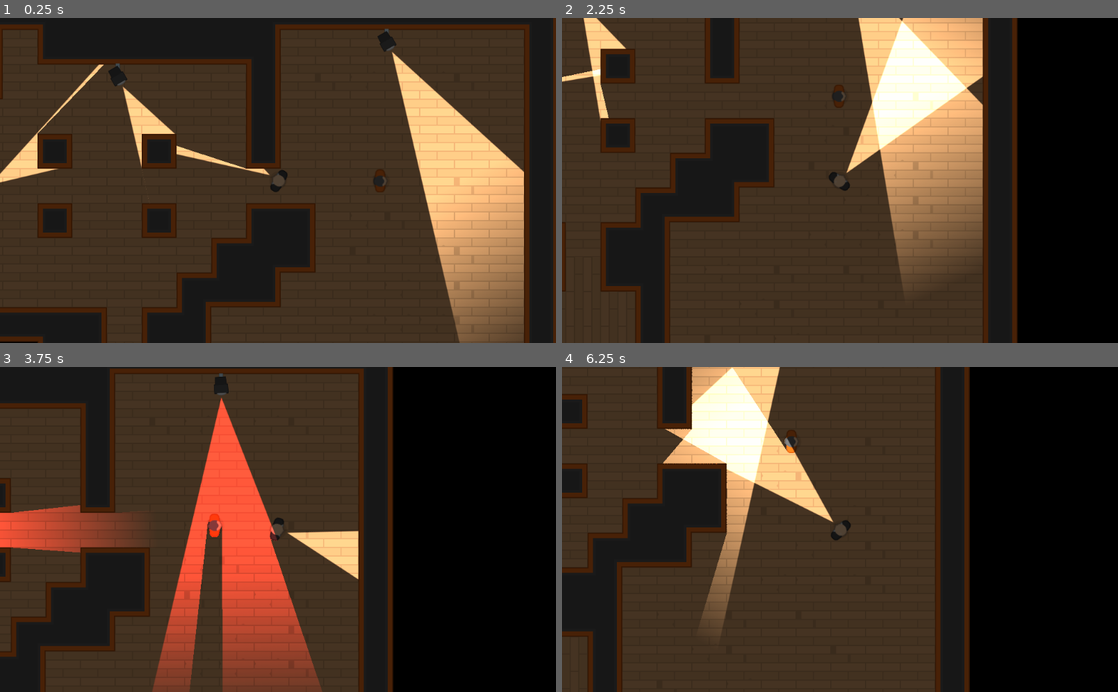
Above: before the commit, frames 1-4 (two rows, left to right).
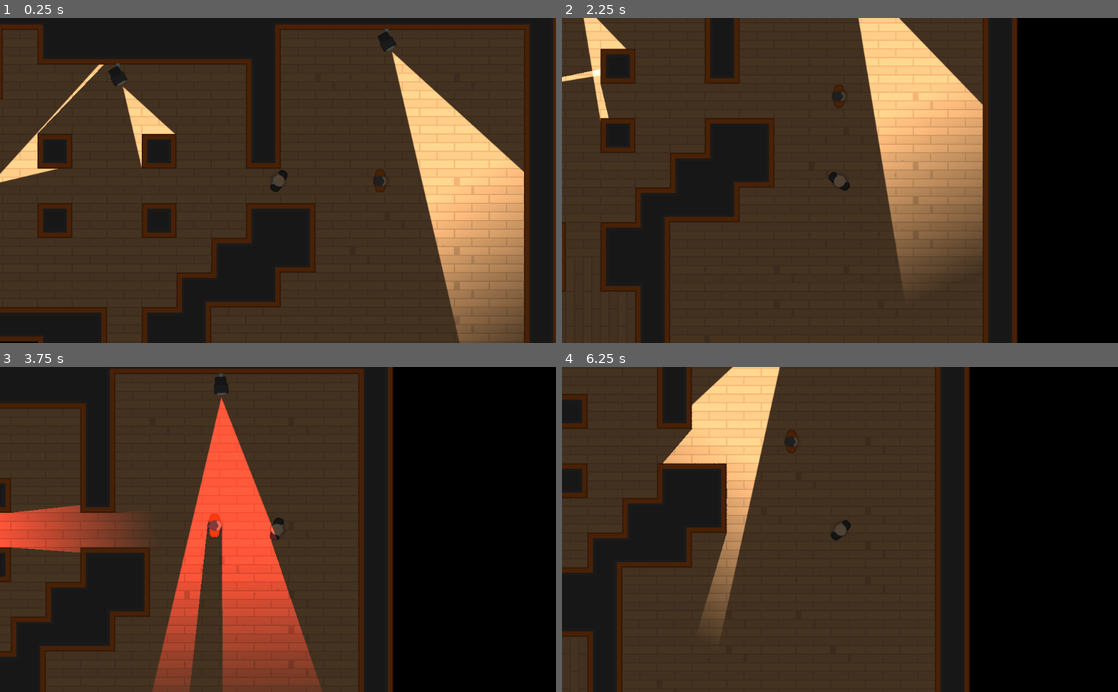
Above: after the commit, the same moments.

Repository: alexandrepeluchi/godot-udemy
Game: Godot game, scene res://Levels/TemplateLevel.tscn
Same seed, same stepped clock (60 frames per second), same inputs: the game is played once before the commit and once after it.
Inputs (mouse positions are in pixels of both pictures, inside the frame that each line leads up to):
- Up to frame 1 (0.25 s): no input
- Up to frame 2 (2.25 s): tap Enter at 0.5 s; move the mouse to (962, 164) at 0.52 s; hold D (move_right) 0.53-1.28 s; hold Space (torch_toggle) 0.53-1.28 s; move the mouse to (728, 196) at 1.27 s; hold S (move_down) 1.28-2.03 s; tap Space (torch_toggle) at 1.35 s; move the mouse to (895, 109) at 2.02 s; hold D (move_right) from 2.03 s (still down); hold Space (torch_toggle) from 2.03 s (still down)
- Up to frame 3 (3.75 s): move the mouse to (250, 594) at 2.77 s; release D (move_right) at 2.78 s; release Space (torch_toggle) at 2.78 s; hold W (move_up) 2.78-3.53 s; tap Space (torch_toggle) at 2.85 s; move the mouse to (444, 578) at 3.52 s; hold A (move_left) from 3.53 s (still down); hold Space (torch_toggle) from 3.53 s (still down)
- Up to frame 4 (6.25 s): move the mouse to (673, 480) at 4.27 s; release Space (torch_toggle) at 4.28 s; tap Space (torch_toggle) at 4.35, 5.85 s; move the mouse to (867, 529) at 5.02 s; release A (move_left) at 5.03 s; hold S (move_down) 5.03-5.78 s; hold Space (torch_toggle) 5.03-5.78 s; move the mouse to (756, 448) at 5.77 s; hold D (move_right) from 5.78 s (still down)

The runs differ from the first frame. In frame 1, 0.3% of the frame differs, in the area x 31-49%, y 39-49%; in frame 2, 5.7%, in the area x 51-76%, y 0-48%; in frame 3, 1.0%; in frame 4, 5.3%.
Error after the commit: Invalid get index 'enabled' (on base: 'null instance'). (res://Characters/Player.gd:27)

Commit message:
Removendo visão em cone do jogador

Diff:
--- a/Heist Meisters/Characters/Player.tscn
+++ b/Heist Meisters/Characters/Player.tscn
@@ -1,18 +1,11 @@
-[gd_scene load_steps=6 format=2]
+[gd_scene load_steps=4 format=2]
 
 [ext_resource path="res://Characters/Player.gd" type="Script" id=1]
 [ext_resource path="res://Characters/TemplateCharacter.tscn" type="PackedScene" id=2]
 [ext_resource path="res://GFX/PNG/Hitman 1/hitman1_stand.png" type="Texture" id=3]
-[ext_resource path="res://Lightmaps/Torch.tscn" type="PackedScene" id=4]
-[ext_resource path="res://Lightmaps/torchmap.png" type="Texture" id=5]
 
 [node name="Player" instance=ExtResource( 2 )]
 script = ExtResource( 1 )
 
 [node name="Sprite" parent="." index="0"]
 texture = ExtResource( 3 )
-
-[node name="Torch" parent="." index="2" instance=ExtResource( 4 )]
-position = Vector2( 13, 0 )
-texture = ExtResource( 5 )
-offset = Vector2( 320, 0 )
